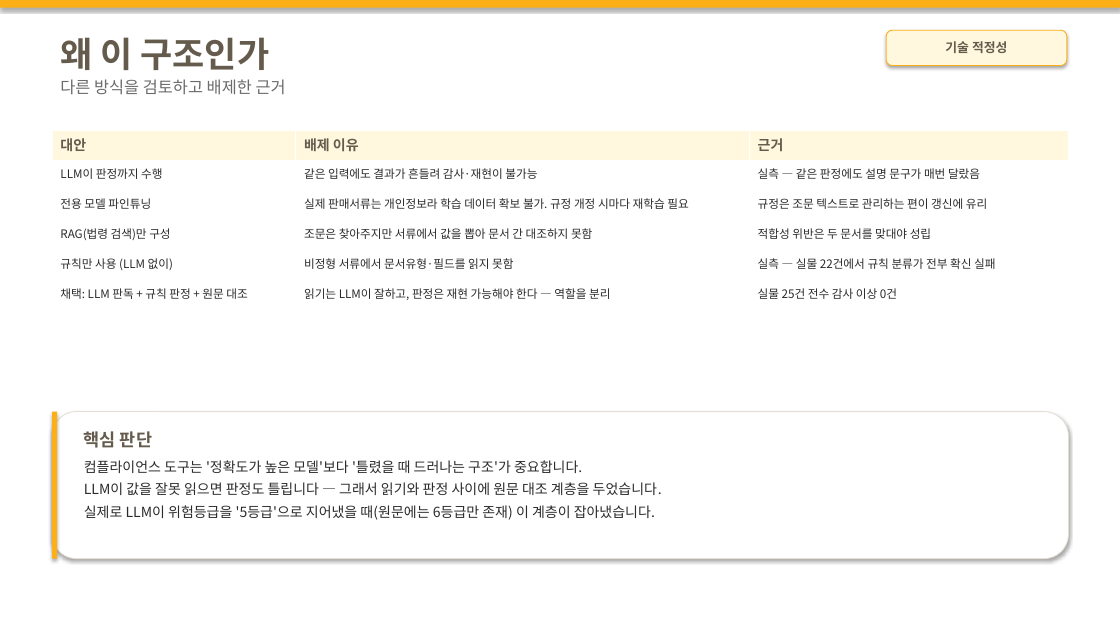
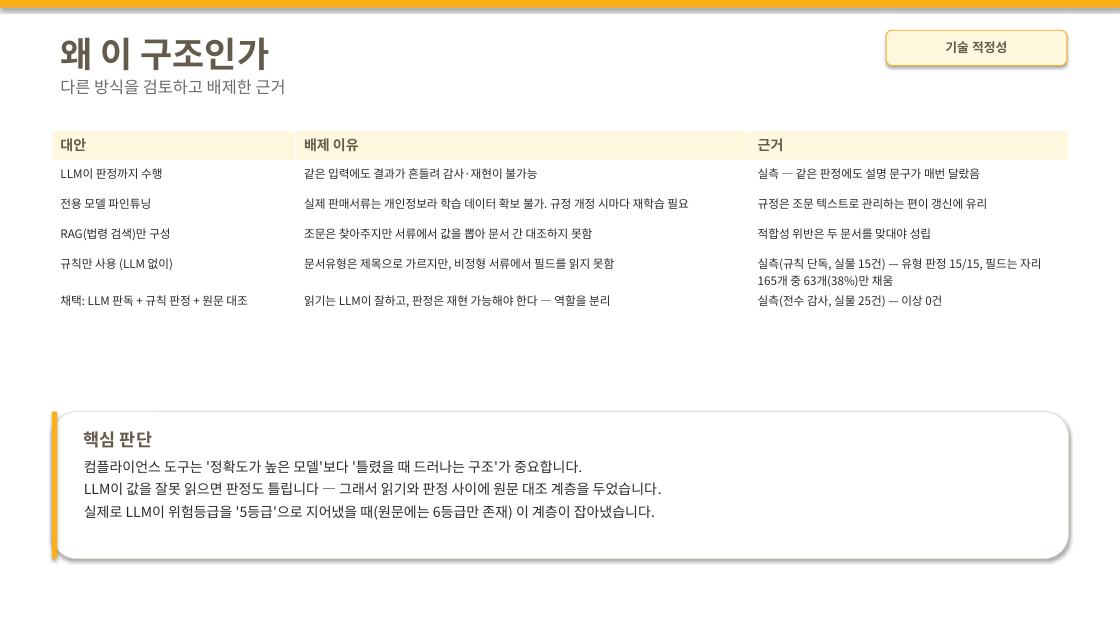
Before and after one commit to M0282/26KBAI_LW, a slide deck: slide 9 of docs/기술설명서_초안.pptx. Drawn at 1120x630 pixels with LibreOffice and Linux fonts; fonts in the diff are those of the drawing. Boxes give left, top, right and bottom in pixels: in the first picture for what was removed or moved away, otherwise in the second. Text is boxed around its words. In the diff, an @@ line names an element or a change of style, - is before the commit and + after.

```diff
--- a/docs/기술설명서_초안.pptx
+++ b/docs/기술설명서_초안.pptx
@@ table at box(52, 130, 1069, 312) @@
-row 5, column 2: 비정형 서류에서 문서유형·필드를 읽지 못함
+row 5, column 2: 문서유형은 제목으로 가르지만, 비정형 서류에서 필드를 읽지 못함
-row 5, column 3: 실측 — 실물 22건에서 규칙 분류가 전부 확신 실패
+row 5, column 3: 실측(규칙 단독, 실물 15건) — 유형 판정 15/15, 필드는 자리 165개 중 63개(38%)만 채움
-row 6, column 3: 실물 25건 전수 감사 이상 0건
+row 6, column 3: 실측(전수 감사, 실물 25건) — 이상 0건
```
Also in this commit, not shown: 2 other slides changed, 1 other file.
